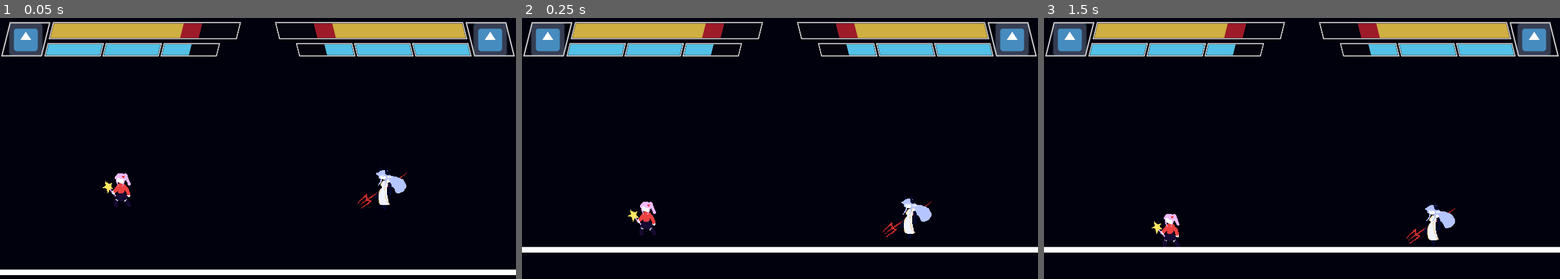
Above: before the commit, frames 1-3 (left to right).
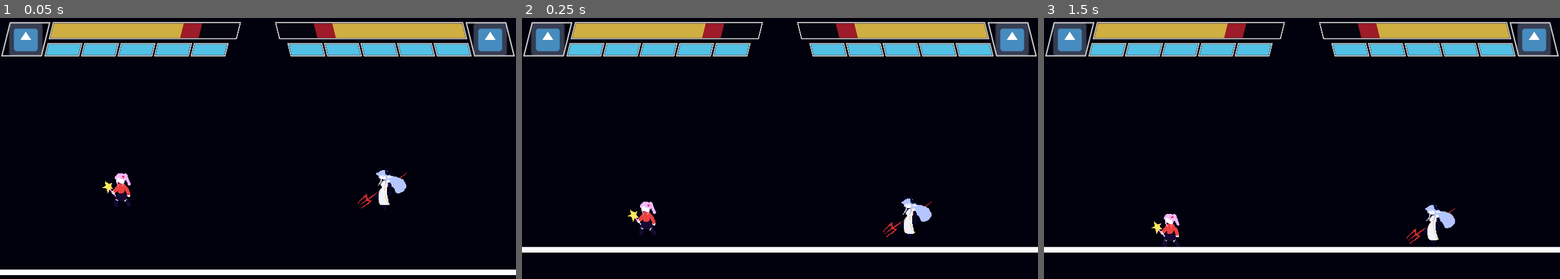
Above: after the commit, the same moments.

Repository: Azublu/Magiacorp-Business-Rivals
Game: Godot game, scene res://Scenes/main_game.tscn
Two runs of this game, one before a commit and one after it. Both use one fixed random seed, a clock stepped at 60 frames per second and the inputs below. The engine's default icon, where the game draws it, is replaced by a stand-in: a white triangle on a blue panel in a dark square.
Inputs:
- Up to frame 1 (0.05 s): no input
- Up to frame 2 (0.25 s): no input
- Up to frame 3 (1.5 s): tap Enter at 1.25 s

The runs differ from the first frame. In frame 1, 1.1% of the frame differs, in the area x 15-85%, y 9-15%; in frame 2, 1.1%; in frame 3, 1.1%.

Commit message:
Event Handler

Diff:
--- a/Scenes/Characters/magical_girl.tscn
+++ b/Scenes/Characters/magical_girl.tscn
@@ -144,7 +144,6 @@
 sprite = NodePath("MagicalGirlCollider/Sprite2D")
 animation_tree = NodePath("AnimationTree")
 dash_timer = NodePath("Timers/DashTimer")
-maxJumps = 3
 
 [node name="MagicalGirlCollider" type="CollisionShape2D" parent="." unique_id=1785357862]
 use_parent_material = true
--- a/Scenes/in_game_ui.tscn
+++ b/Scenes/in_game_ui.tscn
@@ -185,30 +185,48 @@
 theme_override_constants/separation = 16
 
 [node name="FocusBar" type="ProgressBar" parent="Player1/HBoxContainer/VBoxContainer/Focus/HBoxContainer" unique_id=754146126]
-custom_minimum_size = Vector2(200, 40)
-layout_mode = 2
-theme_override_styles/background = SubResource("StyleBoxFlat_t3gp5")
-theme_override_styles/fill = SubResource("StyleBoxFlat_orthm")
-step = 1.0
-value = 100.0
-show_percentage = false
-
-[node name="FocusBar2" type="ProgressBar" parent="Player1/HBoxContainer/VBoxContainer/Focus/HBoxContainer" unique_id=1937893839]
-custom_minimum_size = Vector2(200, 40)
-layout_mode = 2
-theme_override_styles/background = SubResource("StyleBoxFlat_t3gp5")
-theme_override_styles/fill = SubResource("StyleBoxFlat_orthm")
-step = 1.0
-value = 100.0
-show_percentage = false
-
-[node name="FocusBar3" type="ProgressBar" parent="Player1/HBoxContainer/VBoxContainer/Focus/HBoxContainer" unique_id=1050095233]
-custom_minimum_size = Vector2(200, 40)
-layout_mode = 2
-theme_override_styles/background = SubResource("StyleBoxFlat_t3gp5")
-theme_override_styles/fill = SubResource("StyleBoxFlat_orthm")
-step = 1.0
-value = 50.0
+custom_minimum_size = Vector2(120, 40)
+layout_mode = 2
+theme_override_styles/background = SubResource("StyleBoxFlat_t3gp5")
+theme_override_styles/fill = SubResource("StyleBoxFlat_orthm")
+step = 1.0
+value = 100.0
+show_percentage = false
+
+[node name="FocusBar2" type="ProgressBar" parent="Player1/HBoxContainer/VBoxContainer/Focus/HBoxContainer" unique_id=1305502629]
+custom_minimum_size = Vector2(120, 40)
+layout_mode = 2
+theme_override_styles/background = SubResource("StyleBoxFlat_t3gp5")
+theme_override_styles/fill = SubResource("StyleBoxFlat_orthm")
+step = 1.0
+value = 100.0
+show_percentage = false
+
+[node name="FocusBar3" type="ProgressBar" parent="Player1/HBoxContainer/VBoxContainer/Focus/HBoxContainer" unique_id=1100776264]
+custom_minimum_size = Vector2(120, 40)
+layout_mode = 2
+theme_override_styles/background = SubResource("StyleBoxFlat_t3gp5")
+theme_override_styles/fill = SubResource("StyleBoxFlat_orthm")
+step = 1.0
+value = 100.0
+show_percentage = false
+
+[node name="FocusBar4" type="ProgressBar" parent="Player1/HBoxContainer/VBoxContainer/Focus/HBoxContainer" unique_id=1186882032]
+custom_minimum_size = Vector2(120, 40)
+layout_mode = 2
+theme_override_styles/background = SubResource("StyleBoxFlat_t3gp5")
+theme_override_styles/fill = SubResource("StyleBoxFlat_orthm")
+step = 1.0
+value = 100.0
+show_percentage = false
+
+[node name="FocusBar5" type="ProgressBar" parent="Player1/HBoxContainer/VBoxContainer/Focus/HBoxContainer" unique_id=482301016]
+custom_minimum_size = Vector2(120, 40)
+layout_mode = 2
+theme_override_styles/background = SubResource("StyleBoxFlat_t3gp5")
+theme_override_styles/fill = SubResource("StyleBoxFlat_orthm")
+step = 1.0
+value = 100.0
 show_percentage = false
 
 [node name="Player2" type="MarginContainer" parent="." unique_id=217752620]
@@ -266,18 +284,38 @@
 theme_override_constants/separation = 16
 alignment = 2
 
-[node name="FocusBar3" type="ProgressBar" parent="Player2/HBoxContainer/VBoxContainer/Focus/HBoxContainer" unique_id=577788029]
-custom_minimum_size = Vector2(200, 40)
-layout_mode = 2
-theme_override_styles/background = SubResource("StyleBoxFlat_cpmi5")
-theme_override_styles/fill = SubResource("StyleBoxFlat_6ra50")
-step = 1.0
-value = 50.0
-fill_mode = 1
-show_percentage = false
-
-[node name="FocusBar2" type="ProgressBar" parent="Player2/HBoxContainer/VBoxContainer/Focus/HBoxContainer" unique_id=1384181282]
-custom_minimum_size = Vector2(200, 40)
+[node name="FocusBar5" type="ProgressBar" parent="Player2/HBoxContainer/VBoxContainer/Focus/HBoxContainer" unique_id=944210066]
+custom_minimum_size = Vector2(120, 40)
+layout_mode = 2
+theme_override_styles/background = SubResource("StyleBoxFlat_cpmi5")
+theme_override_styles/fill = SubResource("StyleBoxFlat_6ra50")
+step = 1.0
+value = 100.0
+fill_mode = 1
+show_percentage = false
+
+[node name="FocusBar4" type="ProgressBar" parent="Player2/HBoxContainer/VBoxContainer/Focus/HBoxContainer" unique_id=703922388]
+custom_minimum_size = Vector2(120, 40)
+layout_mode = 2
+theme_override_styles/background = SubResource("StyleBoxFlat_cpmi5")
+theme_override_styles/fill = SubResource("StyleBoxFlat_6ra50")
+step = 1.0
+value = 100.0
+fill_mode = 1
+show_percentage = false
+
+[node name="FocusBar3" type="ProgressBar" parent="Player2/HBoxContainer/VBoxContainer/Focus/HBoxContainer" unique_id=1659548447]
+custom_minimum_size = Vector2(120, 40)
+layout_mode = 2
+theme_override_styles/background = SubResource("StyleBoxFlat_cpmi5")
+theme_override_styles/fill = SubResource("StyleBoxFlat_6ra50")
+step = 1.0
+value = 100.0
+fill_mode = 1
+show_percentage = false
+
+[node name="FocusBar2" type="ProgressBar" parent="Player2/HBoxContainer/VBoxContainer/Focus/HBoxContainer" unique_id=2099372196]
+custom_minimum_size = Vector2(120, 40)
 layout_mode = 2
 theme_override_styles/background = SubResource("StyleBoxFlat_cpmi5")
 theme_override_styles/fill = SubResource("StyleBoxFlat_6ra50")
@@ -287,7 +325,7 @@
 show_percentage = false
 
 [node name="FocusBar" type="ProgressBar" parent="Player2/HBoxContainer/VBoxContainer/Focus/HBoxContainer" unique_id=1740128152]
-custom_minimum_size = Vector2(200, 40)
+custom_minimum_size = Vector2(120, 40)
 layout_mode = 2
 theme_override_styles/background = SubResource("StyleBoxFlat_cpmi5")
 theme_override_styles/fill = SubResource("StyleBoxFlat_6ra50")
--- /dev/null
+++ b/Scripts/Globals/EventHandler.gd
@@ -0,0 +1,37 @@
+extends Node
+
+##NOTE: Singleton pattern designated through engine in
+##Project > Project Settings > Globals
+
+##NOTE: Adjusted signal script based on information gathered from:
+##https://gdscript.com/solutions/signals-godot/
+
+#TODO: Setup signals that other scripts connect to
+
+signal player_health_changed(old_health,new_health,player_index)
+
+##NOTE: Attempt to translate Unity EventHandler into Godot
+#static var event_dictionary : Dictionary[String,Array]
+#
+#func _init() -> void:
+	#if event_dictionary == null:
+		#event_dictionary = {}
+
+#static func start_listening(event_name : String, event_signal : Signal) -> void:
+	#if event_dictionary.has(event_name):
+		#event_dictionary[event_name].append(event_signal)
+	#else:
+		#event_dictionary[event_name] = []
+		#event_dictionary[event_name].append(event_signal)
+#
+#static func stop_listening(event_name : String, event_signal : Signal) -> void:
+	#if event_dictionary.has(event_name):
+		#event_dictionary[event_name].erase(event_signal)
+#
+#static func trigger_event(event_name : String, arg = null) -> void:
+	#if event_dictionary.has(event_name):
+		#for signals in event_dictionary[event_name]:
+			#if arg != null:
+				#signals.emit()
+			#else:
+				#signals.emit(arg)
--- a/Scripts/Globals/InputHandler.gd
+++ b/Scripts/Globals/InputHandler.gd
@@ -1,6 +1,7 @@
 extends Node
 
-##NOTE: Singleton pattern designated through engine in Project > Project Settings > Globals
+##NOTE: Singleton pattern designated through engine in
+##Project > Project Settings > Globals
 
 func get_horizontal_input(player_index : int) -> float:
 	return Input.get_joy_axis(player_index,JOY_AXIS_LEFT_X)
--- a/project.godot
+++ b/project.godot
@@ -18,6 +18,7 @@
 [autoload]
 
 InputHandler="*uid://tqbs3k5ssdh2"
+EventHandler="*uid://b2ixn0usnjyc"
 ParticlesCache="uid://dpto3cc85pbur"
 
 [display]
Not shown, added: Scripts/Globals/EventHandler.gd.uid
